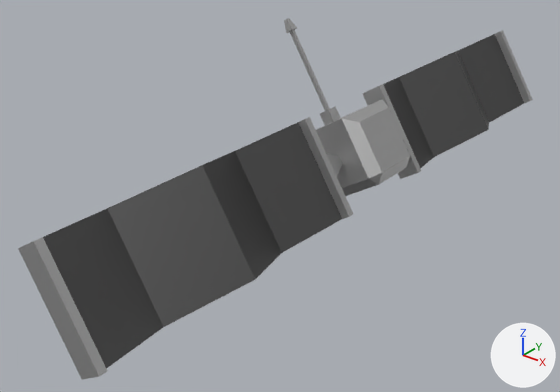
An edit to the glTF model public/models/planet_satellite.glb, drawn before and after from the same camera.
Rendered twice from a camera (50 mm lens) standing at (71.67, -8.95, 57.13) and looking at (59.64, 6.09, 47.81). Every picture has the same lights, and +X, +Y and +Z are marked at lower right. Where no turn or scale is listed for an object, it has been applied to the vertices.

In view in the first picture: 'satelite'.
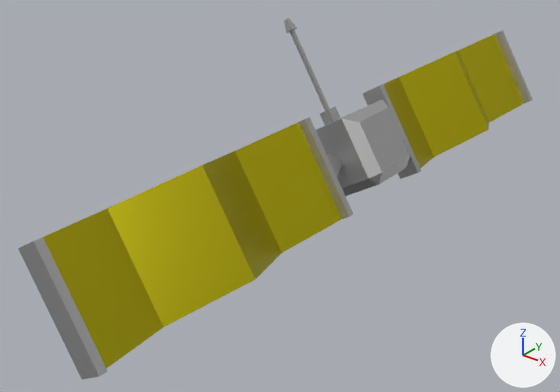
What differs and where, as boxes (x1, y1, x2, y2) in the pictures (560 x 392 px):
'satelite', recoloured (grey to yellow): (41, 31, 531, 371) in both

The change in detail:
Material 'satellite_black' (mat_satellite_black) changes colour from dark grey #676767 to yellow #cec420; in linear values from (0.135, 0.135, 0.135) to (0.615, 0.55, 0.0144).
